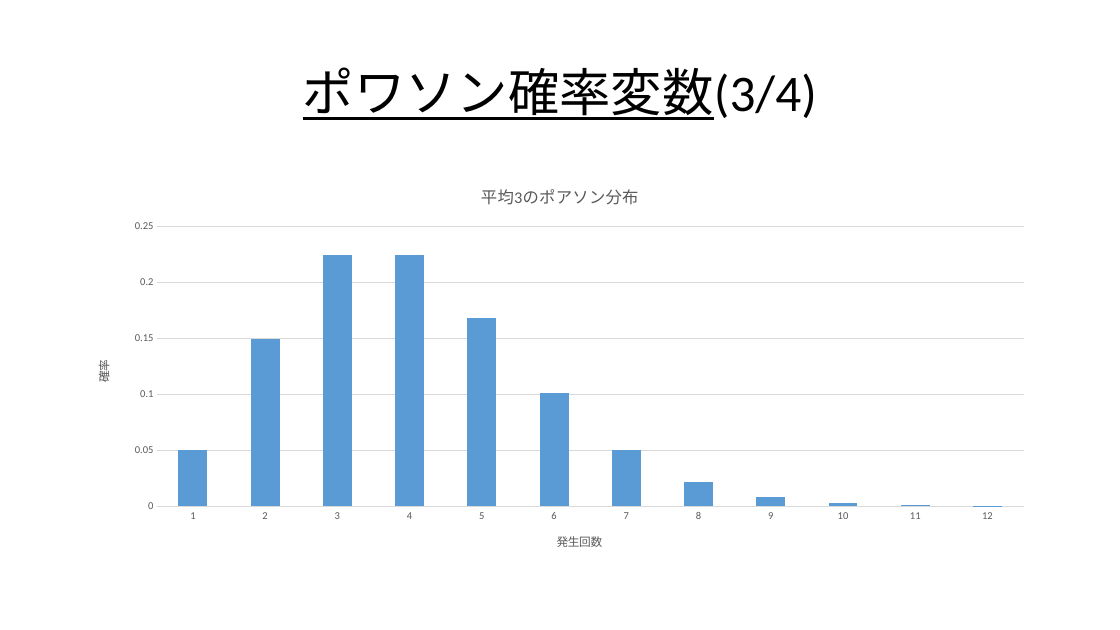
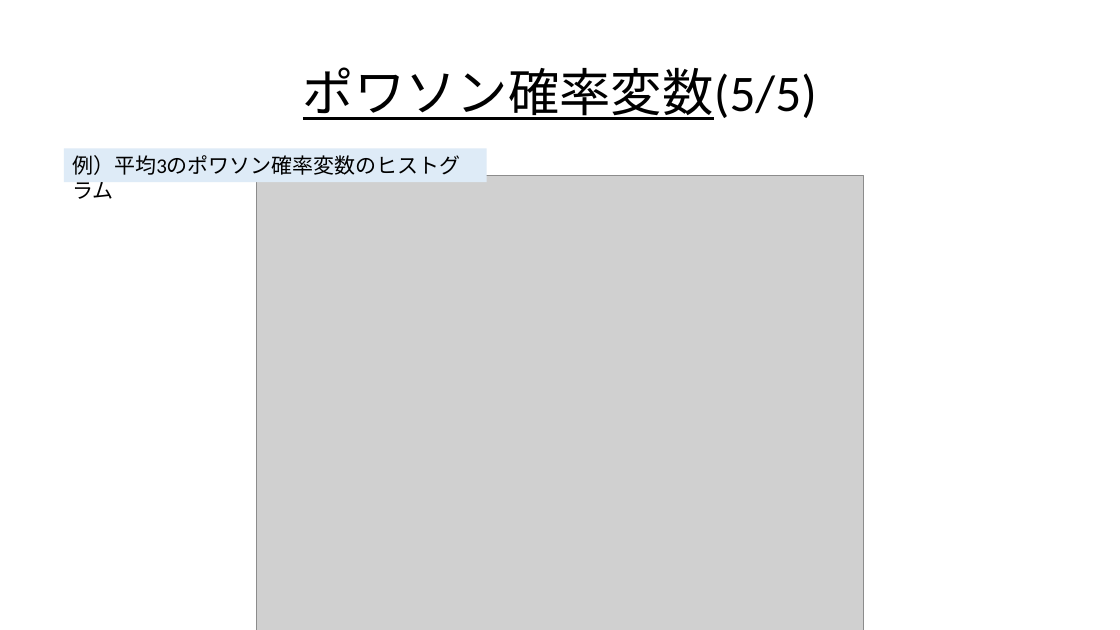
Before and after one commit to Ryo-KATAYAMA/Senior_Project, a slide deck: slide 51 of Chapter4.pptx (slide 38 before the commit). Drawn at 1120x630 pixels with LibreOffice and Linux fonts; fonts in the diff are those of the drawing; grey boxes stand for pictures. Boxes give left, top, right and bottom in pixels: in the first picture for what was removed or moved away, otherwise in the second. Text is boxed around its words. In the diff, an @@ line names an element or a change of style, - is before the commit and + after.

```diff
--- a/Chapter4.pptx
+++ b/Chapter4.pptx
@@ title at (x1=303, y1=67, x2=817, y2=120): text changed @@
-ポワソン確率変数(3/4)
+ポワソン確率変数(5/5)
@@ rectangle added at (x1=64, y1=149, x2=486, y2=182), fill #DEEBF7, 18 pt, text #000000 @@
+例）平均3のポワソン確率変数のヒストグラム
@@ column stacked chart removed at (x1=77, y1=168, x2=1044, y2=568) @@
-title "平均3のポアソン分布 "
-categories: 1, 2, 3, 4, 5, 6, 7, 8, 9, 10, 11, 12
-Series 1: 0.05, 0.149, 0.224, 0.224, 0.168, 0.101, 0.05, 0.022, 0.008, 0.003, 0.001, 0
@@ picture added at (x1=257, y1=176, x2=864, y2=630) @@
```
Also in this commit, not shown: 20 other slides changed, 13 slides added, 1 slide removed.
